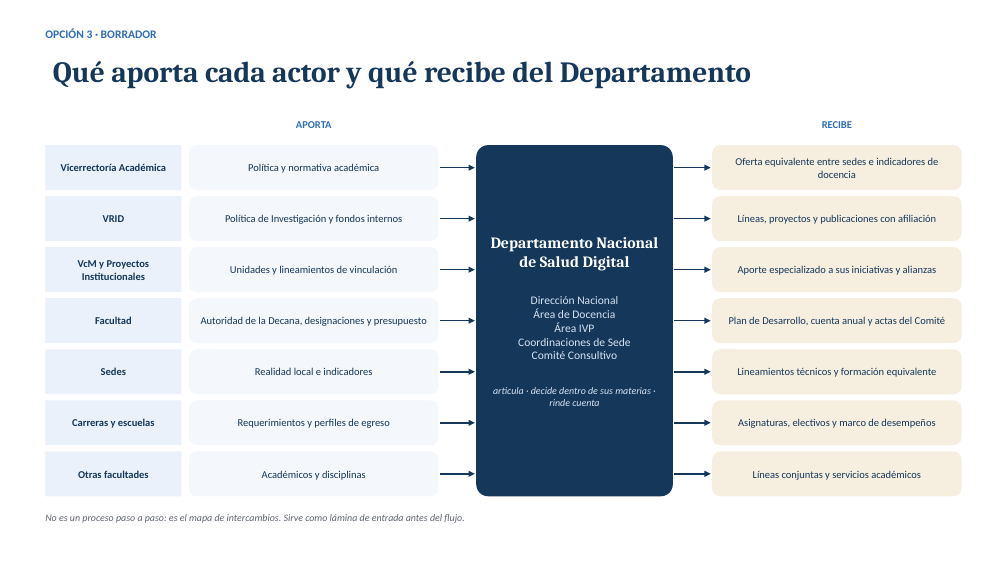
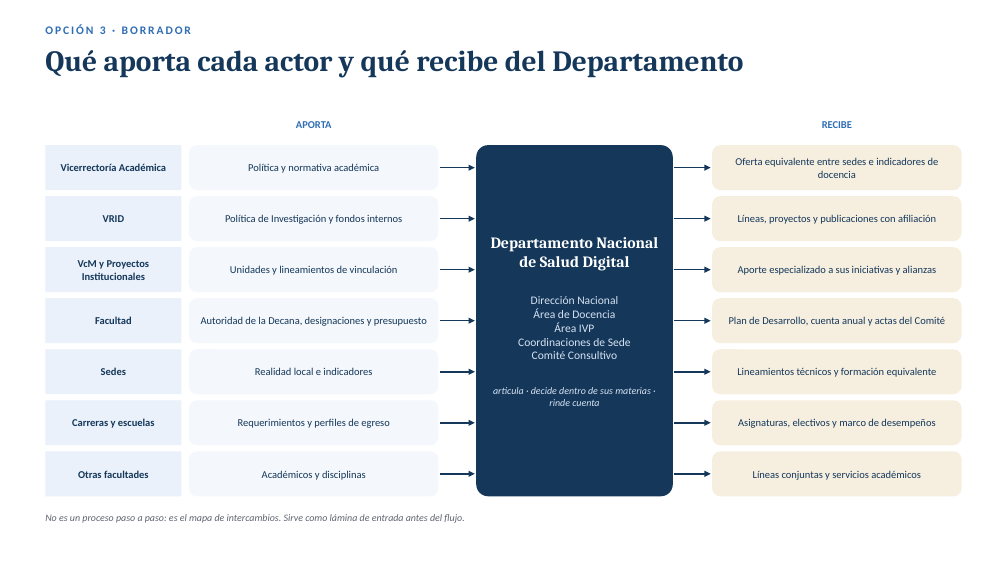
Before and after one commit to estefafro/CFSD, a slide deck: slide 8 of entregables/2026-11-14-presentacion-vicerrector/presentacion-vicerrector-borrador.pptx. Drawn at 1008x567 pixels with LibreOffice and Linux fonts; fonts in the diff are those of the drawing; background and template pictures are left out. Boxes give left, top, right and bottom in pixels: in the first picture for what was removed or moved away, otherwise in the second. Text is boxed around its words. In the diff, an @@ line names an element or a change of style, - is before the commit and + after.

```diff
--- a/entregables/2026-11-14-presentacion-vicerrector/presentacion-vicerrector-borrador.pptx
+++ b/entregables/2026-11-14-presentacion-vicerrector/presentacion-vicerrector-borrador.pptx
@@ text "OPCIÓN 3 · BORRADOR" at (45, 24, 191, 34): letter spacing 0 to 1.8 pt; vertical alignment middle to top @@
@@ title "Qué aporta cada actor y ..." at (45, 50, 743, 78): vertical alignment middle to top @@
```
Also in this commit, not shown: 12 other slides changed, 2 slides added, 2 other files.
